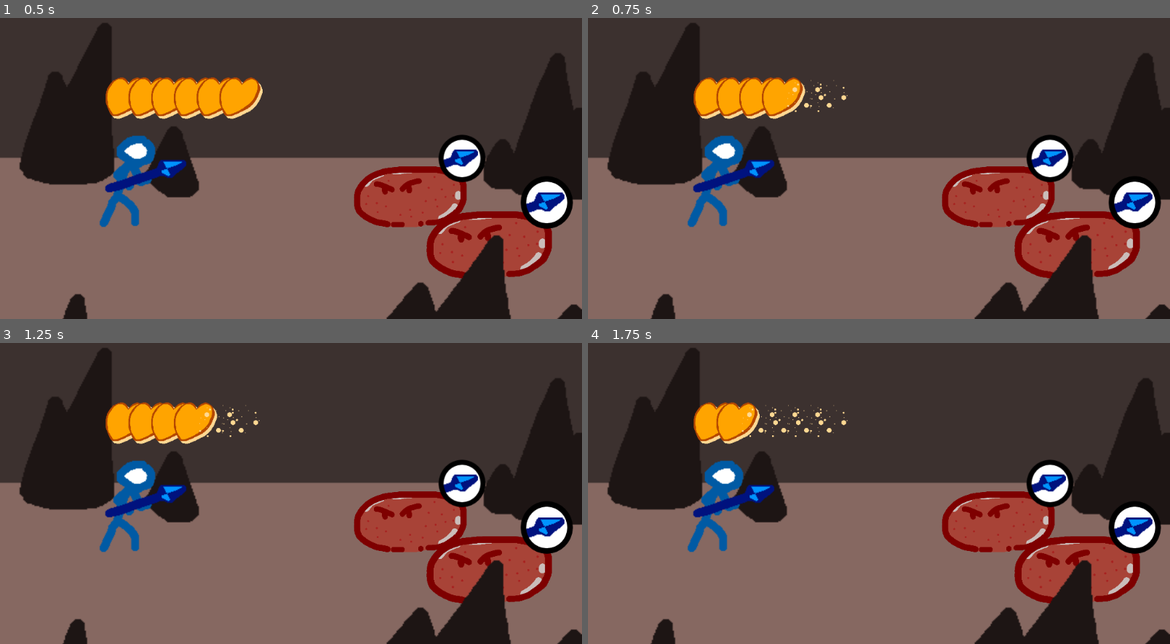
Above: before the commit, frames 1-4 (two rows, left to right).
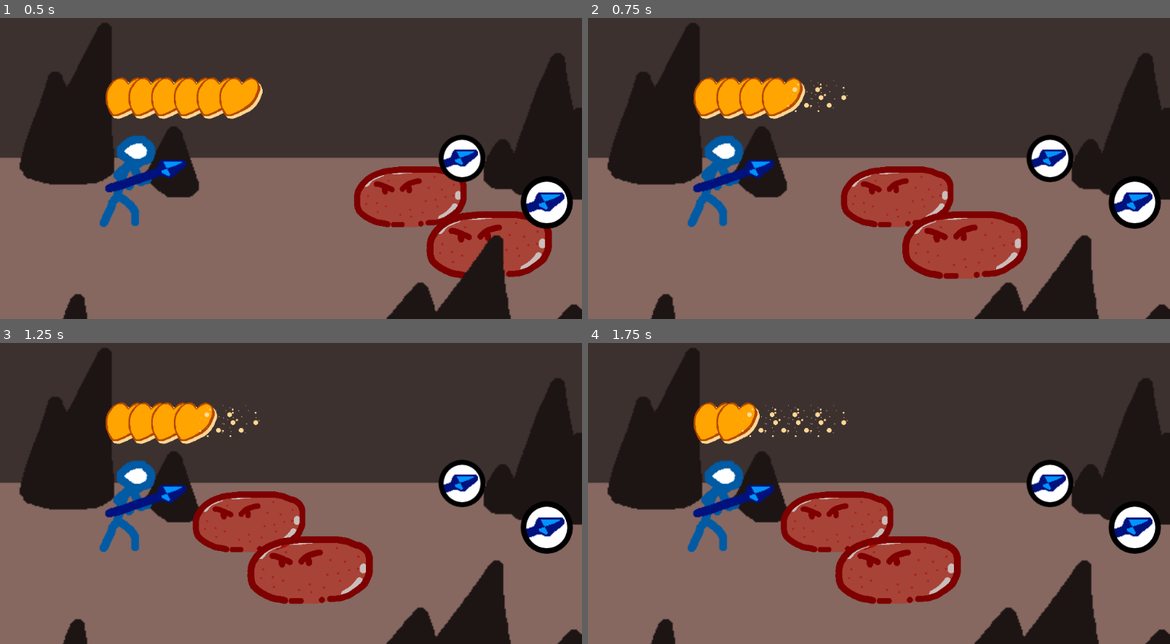
Above: after the commit, the same moments.

Repository: WightLight/StrawberryShortsword
Game: Godot game, scene res://Battle/Battle.tscn
Two runs of this game, one before a commit and one after it. Both use one fixed random seed, a clock stepped at 60 frames per second and the inputs below.
Inputs (mouse positions are in pixels of both pictures, inside the frame that each line leads up to):
- Up to frame 1 (0.5 s): no input
- Up to frame 2 (0.75 s): click (1047, 159) at 0.52 s
- Up to frame 3 (1.25 s): no input
- Up to frame 4 (1.75 s): tap Enter at 1.25 s

Frame 1 is identical in both runs. In frame 2, 13% of the frame differs, in the area x 43-95%, y 49-87%; in frame 3, 14%, in the area x 33-95%, y 49-87%; in frame 4, 14%.

Commit message:
Slime attack animation

Diff:
--- a/Enemy/Slime/Slime.gd
+++ b/Enemy/Slime/Slime.gd
@@ -13,3 +13,4 @@
 
 func attack(player: Player):
 	player.damage(1)
+	$AnimationPlayer.play("Slime Attack")
--- a/Enemy/Slime/Slime.tscn
+++ b/Enemy/Slime/Slime.tscn
@@ -1,15 +1,70 @@
-[gd_scene load_steps=4 format=2]
+[gd_scene load_steps=7 format=2]
 
 [ext_resource path="res://Enemy/Slime/Cinnamon Drop Healthy.png" type="Texture" id=1]
 [ext_resource path="res://Enemy/Slime/Slime.gd" type="Script" id=2]
 [ext_resource path="res://HpIndicator/HpIndicator.tscn" type="PackedScene" id=3]
+[ext_resource path="res://SFX/Home_Office_Kitchen_CorkPop_01.wav" type="AudioStream" id=4]
+
+[sub_resource type="Animation" id=1]
+length = 0.001
+tracks/0/type = "value"
+tracks/0/path = NodePath("Sprite:position")
+tracks/0/interp = 1
+tracks/0/loop_wrap = true
+tracks/0/imported = false
+tracks/0/enabled = true
+tracks/0/keys = {
+"times": PoolRealArray( 0 ),
+"transitions": PoolRealArray( 1 ),
+"update": 0,
+"values": [ Vector2( 0, 0 ) ]
+}
+tracks/1/type = "value"
+tracks/1/path = NodePath("Sprite:rotation_degrees")
+tracks/1/interp = 1
+tracks/1/loop_wrap = true
+tracks/1/imported = false
+tracks/1/enabled = true
+tracks/1/keys = {
+"times": PoolRealArray( 0 ),
+"transitions": PoolRealArray( 1 ),
+"update": 0,
+"values": [ 0.0 ]
+}
+
+[sub_resource type="Animation" id=2]
+resource_name = "Slime Attack"
+length = 0.25
+tracks/0/type = "value"
+tracks/0/path = NodePath("Sprite:position")
+tracks/0/interp = 2
+tracks/0/loop_wrap = true
+tracks/0/imported = false
+tracks/0/enabled = true
+tracks/0/keys = {
+"times": PoolRealArray( 0, 0.249089 ),
+"transitions": PoolRealArray( 1, 1 ),
+"update": 0,
+"values": [ Vector2( 0, 0 ), Vector2( -315.151, 0 ) ]
+}
+tracks/1/type = "method"
+tracks/1/path = NodePath("AudioStreamPlayer")
+tracks/1/interp = 1
+tracks/1/loop_wrap = true
+tracks/1/imported = false
+tracks/1/enabled = true
+tracks/1/keys = {
+"times": PoolRealArray( 0.25 ),
+"transitions": PoolRealArray( 1 ),
+"values": [ {
+"args": [ 0.0 ],
+"method": "play"
+} ]
+}
 
 [node name="Slime" type="Node2D"]
 scale = Vector2( 0.33, 0.33 )
 script = ExtResource( 2 )
-__meta__ = {
-"_edit_group_": true
-}
 maxHp = 4
 curHp = 4
 
@@ -21,4 +76,12 @@
 visible = false
 position = Vector2( -75, -130 )
 
+[node name="AnimationPlayer" type="AnimationPlayer" parent="."]
+method_call_mode = 1
+anims/RESET = SubResource( 1 )
+"anims/Slime Attack" = SubResource( 2 )
+
+[node name="AudioStreamPlayer" type="AudioStreamPlayer" parent="."]
+stream = ExtResource( 4 )
+
 [connection signal="health_changed" from="." to="HpIndicator" method="_on_health_changed"]
Not shown, added: SFX/Home_Office_Kitchen_CorkPop_01.wav.import
Not shown, added: SFX/Home_Office_Kitchen_CorkPop_01.wav
